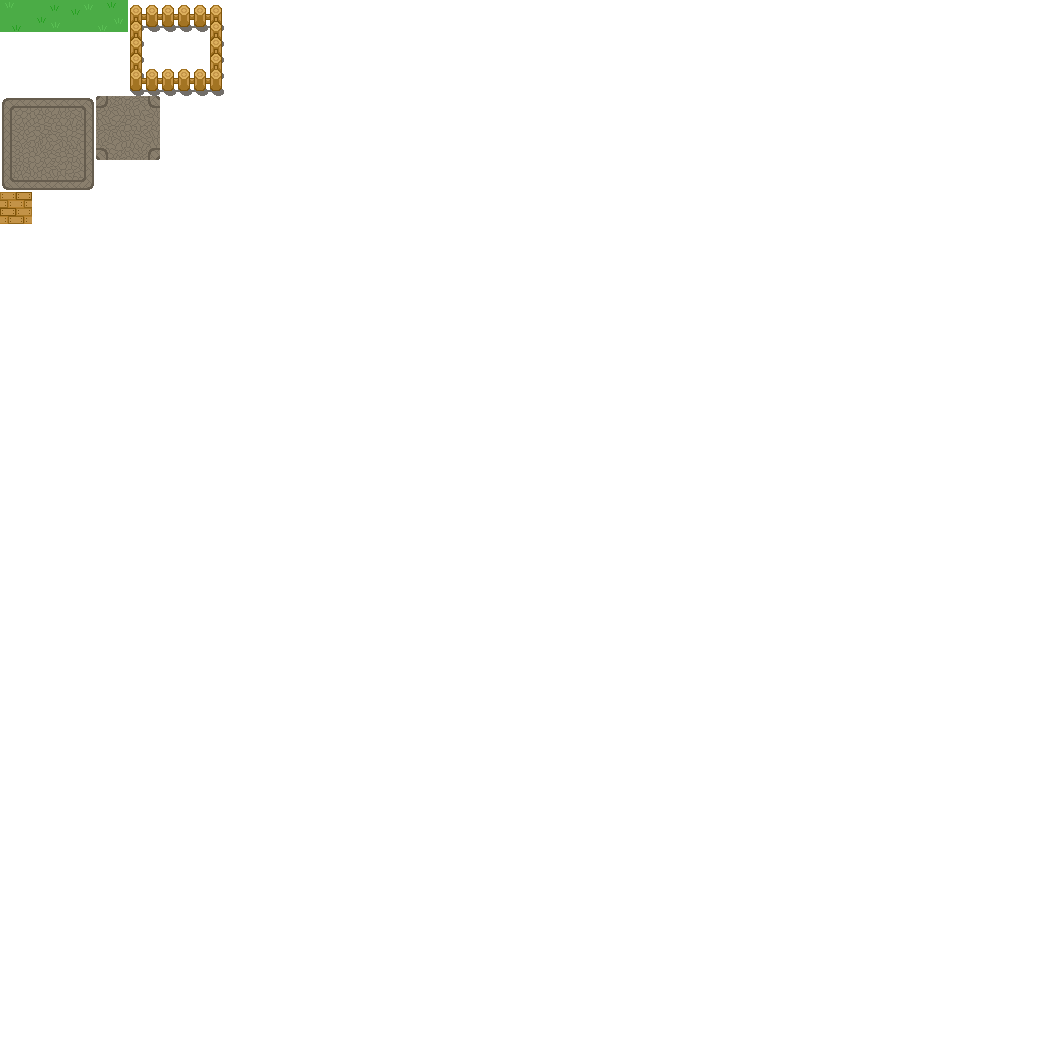
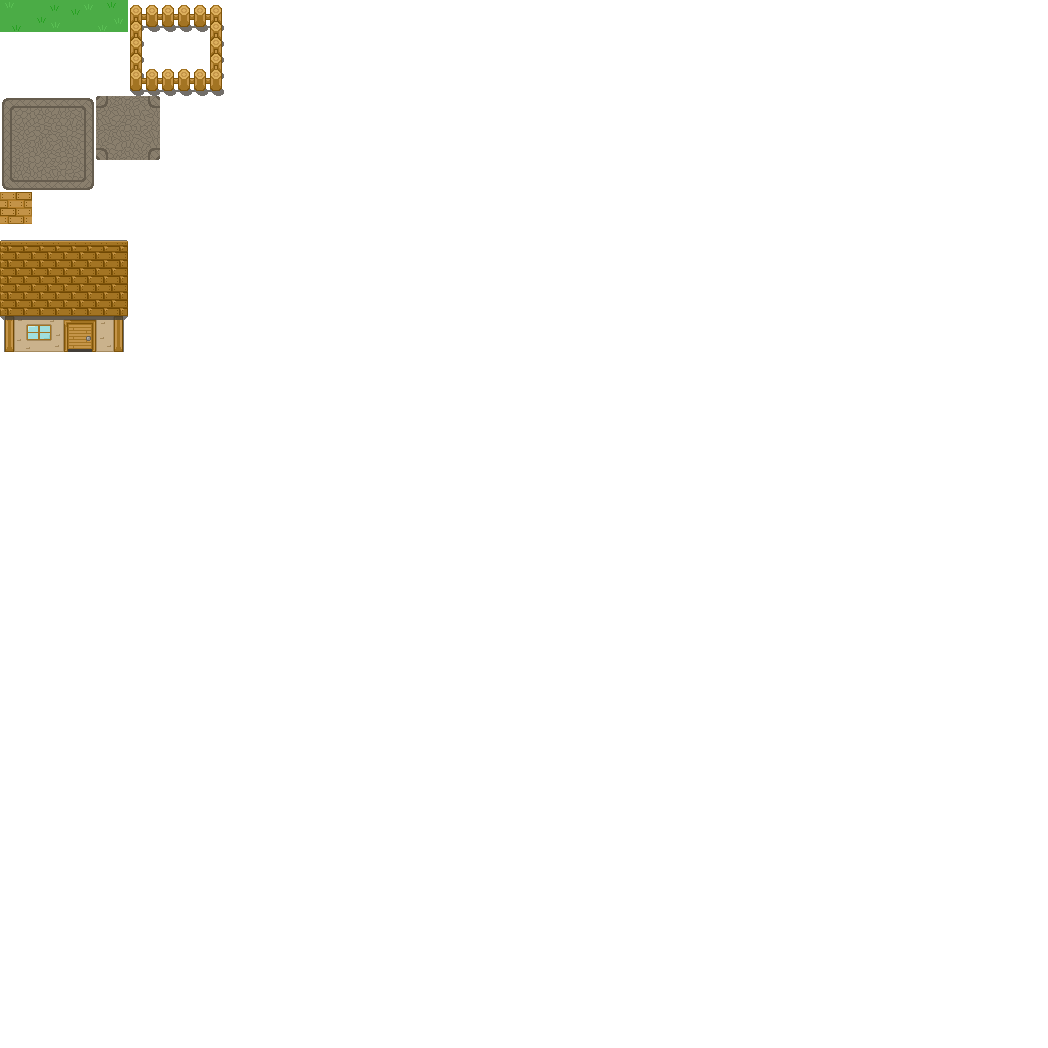
Revision of a layered 1048×1048 image; what changed, layer by layer:
added layer "HouseShadow" (75%) above "House" over [0, 316, 128, 352]
added layer "House" above "Background" over [0, 240, 128, 352]
